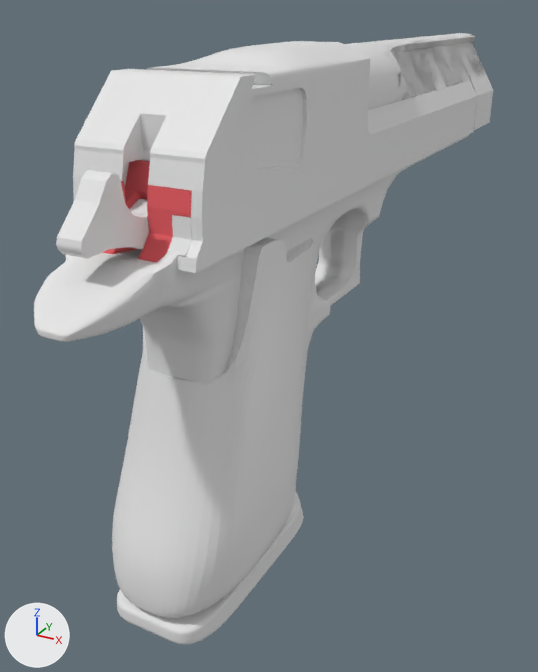
A saved change to the Blender file DesertEagle_01v04.blend.
Camera for both pictures: a camera (50 mm lens) standing at (1.43, -4.74, 2.28) and looking at (-0.21, -1.75, 0.79). Every picture has the same lights, and +X, +Y and +Z are marked at lower left.

The first picture shows 'BackHammerCover', 'BarrelFront', 'CircleBase', 'Grip', 'Grip panel', 'Hammer', 'Slide'.
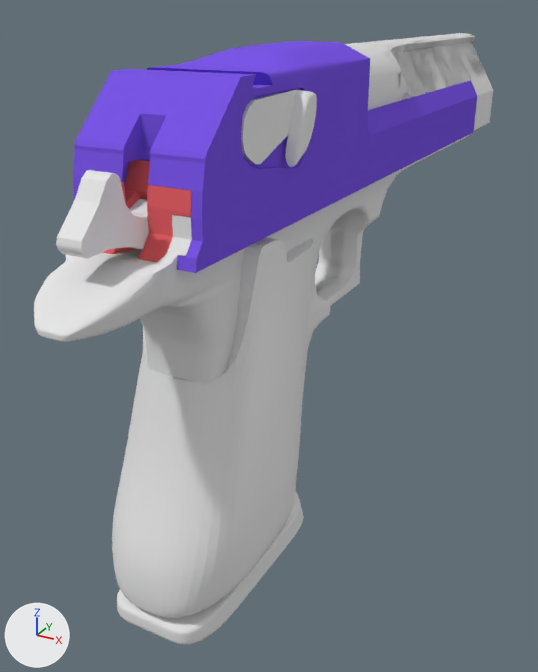
Where the newer file only moved an object's origin or applied its transform, the numbers keep the older frame.

Boxes (x1, y1, x2, y2) around the edits, measured in the pictures (538 x 672 px):
'SafetyLever', shown: after (241, 90, 317, 167)
part 1 of me_cube_006, built on: (252, 81, 307, 98) in both
part 2 of me_cube_006, recoloured (white to purple): (73, 41, 477, 273) in both

Diff of the bpy script that builds the scene:
```diff
--- a/DesertEagle_01v04.blend.py
+++ b/DesertEagle_01v04.blend.py
@@ mat_slide @@
+mat_slide = diffuse_material('Slide')
+mat_slide.base_color = (0.2, 0.0967, 0.8)  # purple #7c58e7
@@ me_cube_006 @@
 # used by ob_slide; location = (0.0, -0.008, 0.0)
-me_cube_006.from_pydata(...)  # 502 vertices, 459 faces; spans x 0.0..0.24, y -3.02..0.08, z 1.57..2.16
+me_cube_006.from_pydata(...)  # 502 vertices, 466 faces; spans x 0.0..0.24, y -3.02..0.08, z 1.57..2.16
+# me_cube_006 part 1
+# 2 faces are deleted
+# 9 new faces join them
+# me_cube_006 part 2: 457 faces spanning x 0.0..0.24, y -3.02..0.08, z 1.57..2.16 switch from no material to mat_slide (purple #7c58e7)
@@ ob_safetylever @@
 _m = ob_safetylever.modifiers.new('Mirror', 'MIRROR')
 _m.use_clip = True
-ob_safetylever.hide_viewport = True
```
